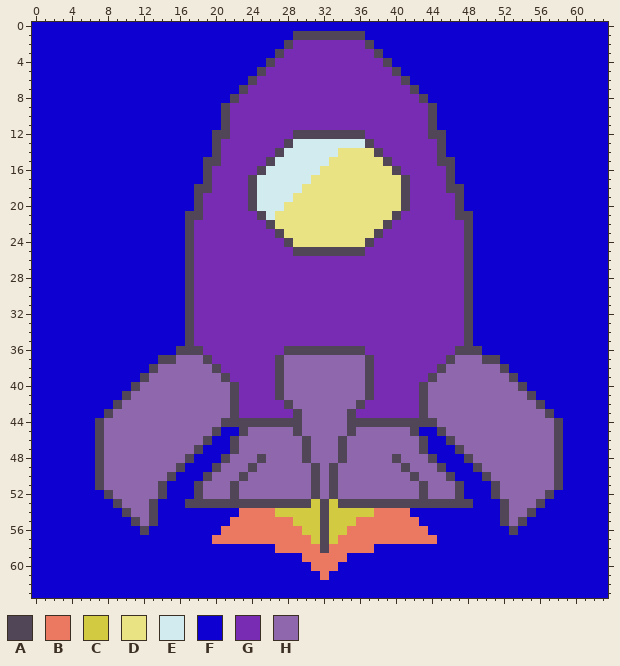
Pixel-art sprite: Assets/Player/2.png. The first picture shows the starting point.
The file is 64x64 pixels.
Palette (. is transparent): A #504657  B #eb7962  C #d2ca40  D #e9e384  E #d2ebef  F #0f00d2  G #782cb3  H #8f67ad
Once edited:
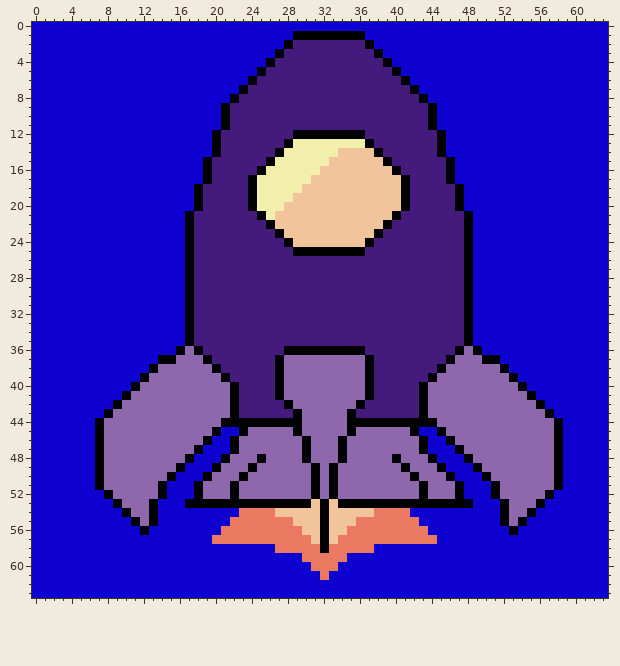
The exact change:
Colour A changes from #504657 to #000000.
Colour D changes from #e9e384 to #f1c49b.
Colour E changes from #d2ebef to #f2efac.
Colour G changes from #782cb3 to #441a7c.
The edit turns colour C into colour D in row 53 at x 31 and 33; in row 54 at x 27 to 31 and 33 to 37; in row 55 at x 29 to 31 and 33 to 35; in row 56 at x 30 to 31 and 33 to 34; in row 57 at x 31 and 33.
The edit turns colour A into colour G in row 12 at x 21 and 44; in row 15 at x 20 and 45; in row 18 at x 19 and 46; in row 21 at x 18 and 47.
The edit turns colour A into colour H in row 36 at x 17 and 48.
